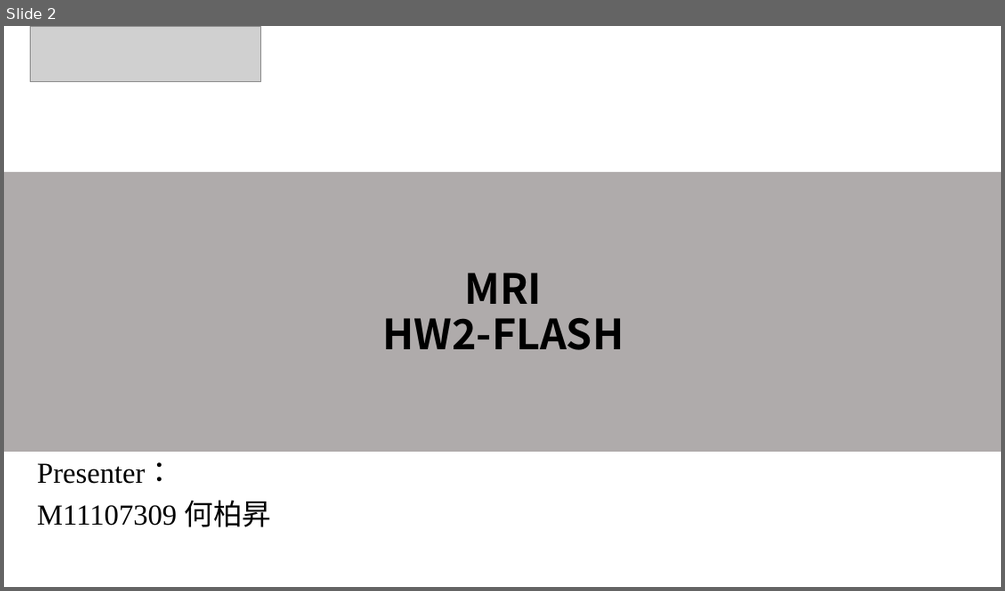
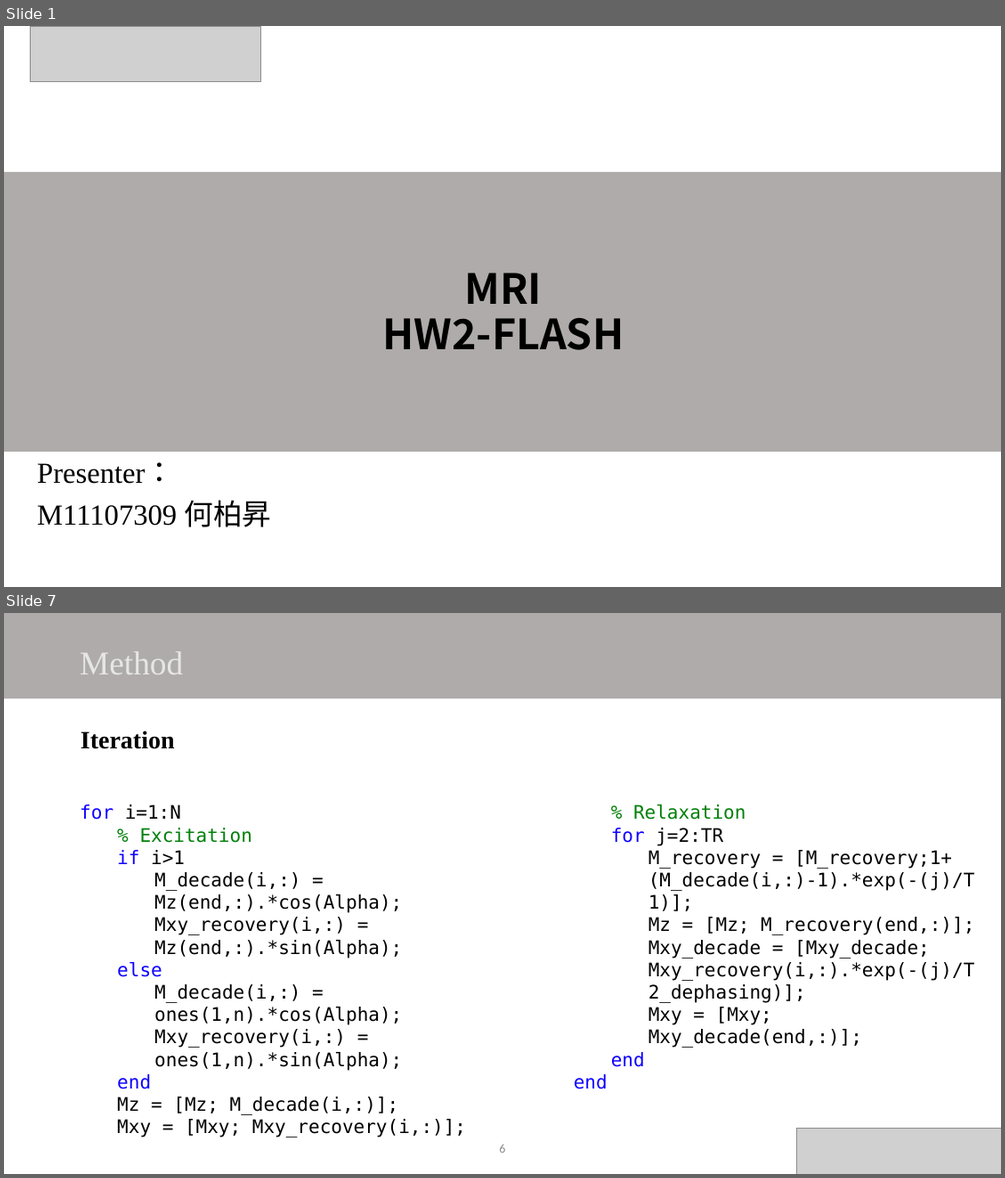
Before and after one commit to DanielHo-BS/MRI, a slide deck: FLASH_HW2/HW2.pptx. Shown one above the other, each under a label of ours: slide 2 before the commit, slides 1 and 7 after it; the slides between them are not shown. The pictures are 1005x591 and 1005x1178 pixels, drawn with LibreOffice and Linux fonts; fonts in the diff are those of the drawing; grey boxes stand for pictures. Boxes give left, top, right and bottom in pixels: in the first picture for what was removed or moved away, otherwise in the second. Text is boxed around its words. In the diff, an @@ line names an element or a change of style, - is before the commit and + after.

```diff
--- a/FLASH_HW2/HW2.pptx
+++ b/FLASH_HW2/HW2.pptx
@@ slide 7 added at [4,613,1001,1174], background #FFFFFF @@
@@ rectangle added at [4,613,1001,699], fill #AFABAB @@
@@ text added at [80,651,183,674], 32 pt, text #E7E6E6 @@
+Method
@@ text added at [81,730,175,749], 24 pt, text #000000, bold @@
+Iteration
@@ text added at [80,804,466,1137], 18 pt, text #000000 @@
+for i=1:N
+  % Excitation
+  if i>1
+    M_decade(i,:) = Mz(end,:).*cos(Alpha);
+    Mxy_recovery(i,:) = Mz(end,:).*sin(Alpha);
+  else
+    M_decade(i,:) = ones(1,n).*cos(Alpha);
+    Mxy_recovery(i,:) = ones(1,n).*sin(Alpha);
+  end
+  Mz = [Mz; M_decade(i,:)];
+  Mxy = [Mxy; Mxy_recovery(i,:)];
@@ text added at [574,804,975,1089], 18 pt, text #000000 @@
+  % Relaxation
+  for j=2:TR
+    M_recovery = [M_recovery;1+(M_decade(i,:)-1).*exp(-(j)/T1)];
+    Mz = [Mz; M_recovery(end,:)];
+    Mxy_decade = [Mxy_decade; Mxy_recovery(i,:).*exp(-(j)/T2_dephasing)];
+    Mxy = [Mxy; Mxy_decade(end,:)];
+  end
+end
@@ page number added at [499,1144,505,1152], 12 pt, text #8C8C8C @@
+6
@@ picture added at [797,1128,1001,1174] @@
@@ what was slide 2 is now slide 1 @@
```
Also in this commit, not shown: 3 slides changed, 22 other slides added, 7 slides removed, 6 other files.
